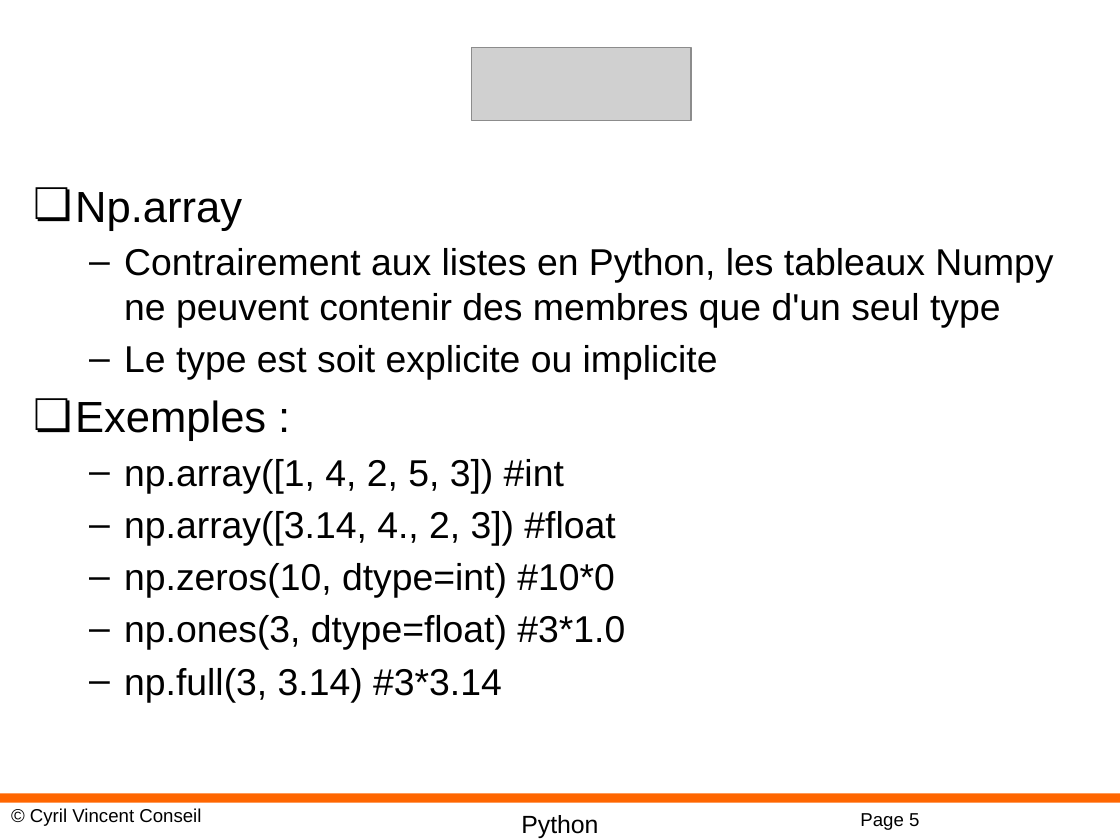
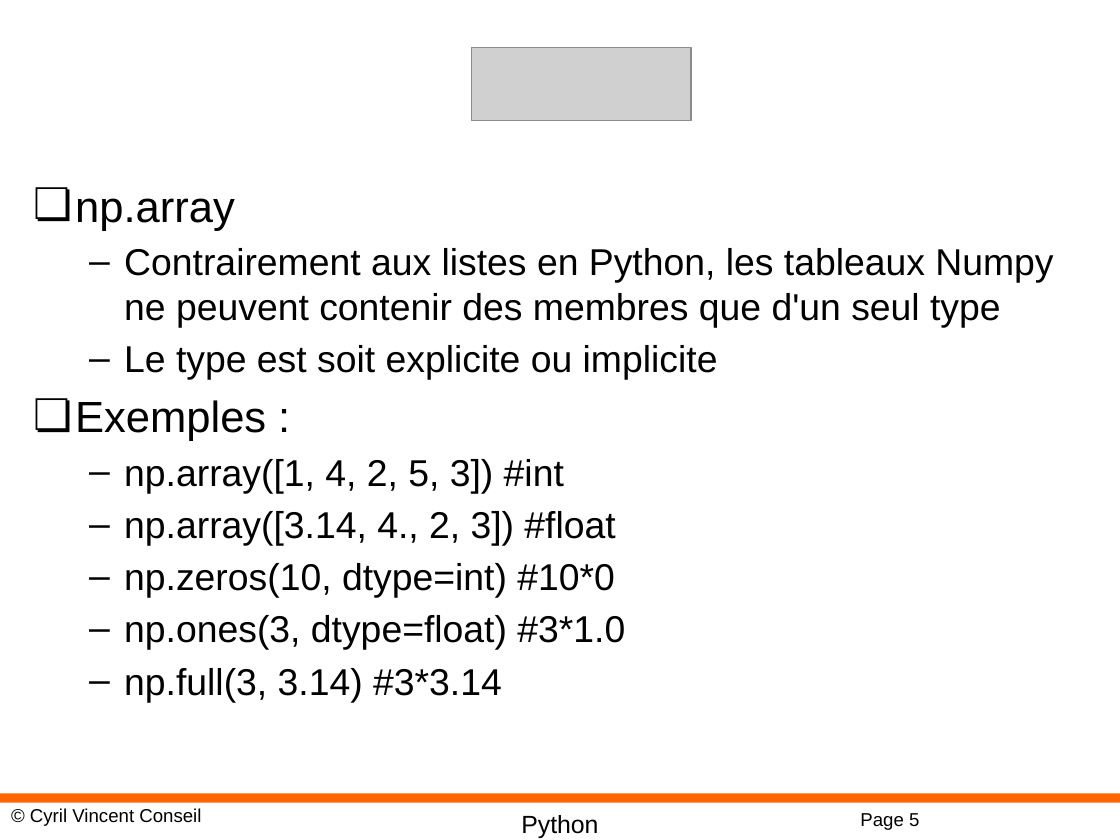
Before and after one commit to cyrilvincent/math, a slide deck: slide 5 of ppt/PythonMath06-Numpy.pptx. Drawn at 1120x840 pixels with LibreOffice and Linux fonts; fonts in the diff are those of the drawing; grey boxes stand for pictures; background and template pictures are left out. Boxes give left, top, right and bottom in pixels: in the first picture for what was removed or moved away, otherwise in the second. Text is boxed around its words. In the diff, an @@ line names an element or a change of style, - is before the commit and + after.

```diff
--- a/ppt/PythonMath06-Numpy.pptx
+++ b/ppt/PythonMath06-Numpy.pptx
@@ text at (75, 198, 235, 231): text changed @@
-❏ Np.array
+❏ np.array
```
Also in this commit, not shown: 4 other files.
